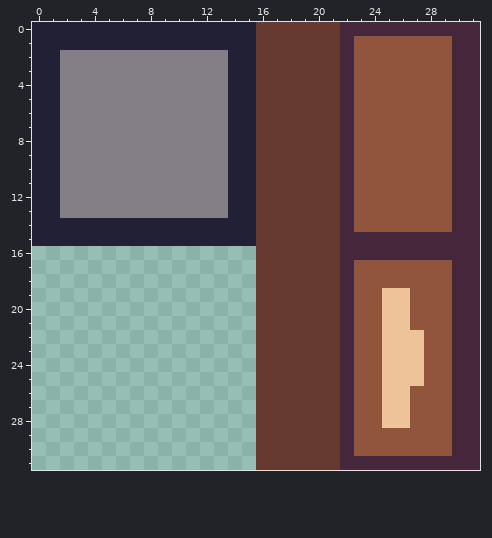
Pixel-art file, stored at assets/ship-tilemap-simple-1.aseprite. The first picture shows the starting point.
32x32 pixels, 1 frame.
New version:
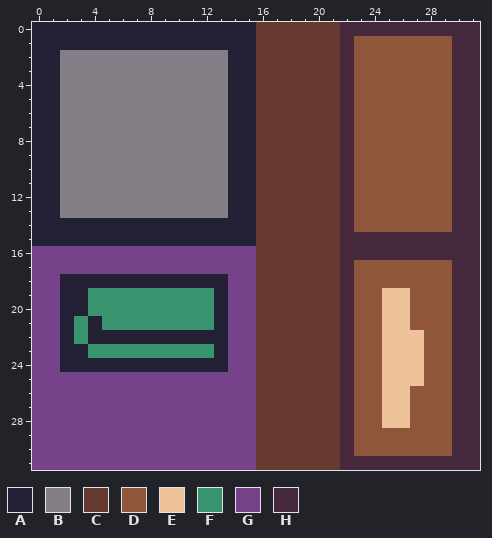
Palette (. is transparent): A #222034  B #847e87  C #663931  D #8f563b  E #eec39a  F #37946e  G #76428a  H #45283c
What changed:
y 16..17: x 0..15 ................ -> GGGGGGGGGGGGGGGG
y 18: x 0..15 ................ -> GGAAAAAAAAAAAAGG
y 19..20: x 0..15 ................ -> GGAAFFFFFFFFFAGG
y 21: x 0..15 ................ -> GGAFAFFFFFFFFAGG
y 22: x 0..15 ................ -> GGAFAAAAAAAAAAGG
y 23: x 0..15 ................ -> GGAAFFFFFFFFFAGG
y 24: x 0..15 ................ -> GGAAAAAAAAAAAAGG
y 25..31: x 0..15 ................ -> GGGGGGGGGGGGGGGG
Where, in picture pixels (left, top, right, bottom), the same in both pictures:
added: (32, 246, 256, 470)
